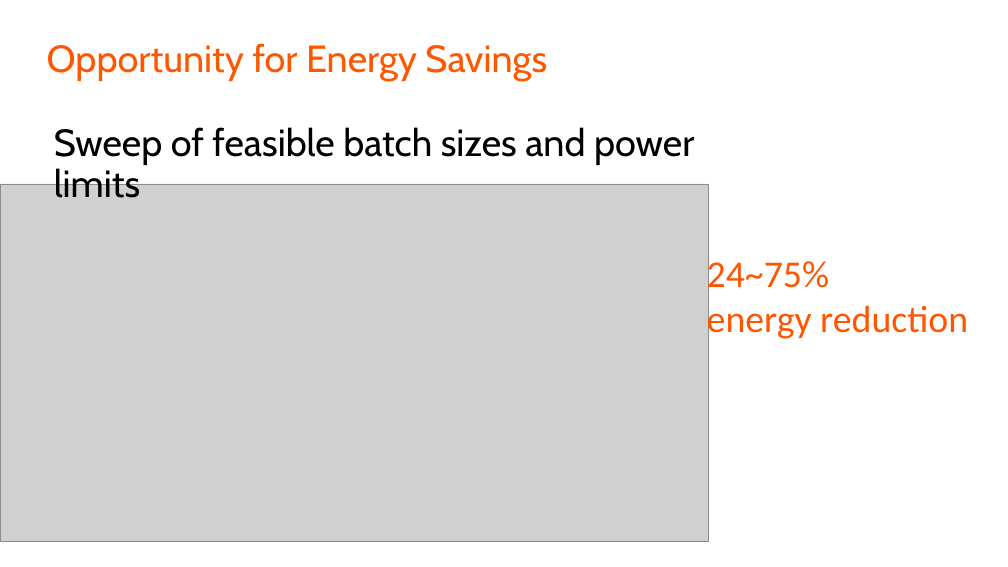
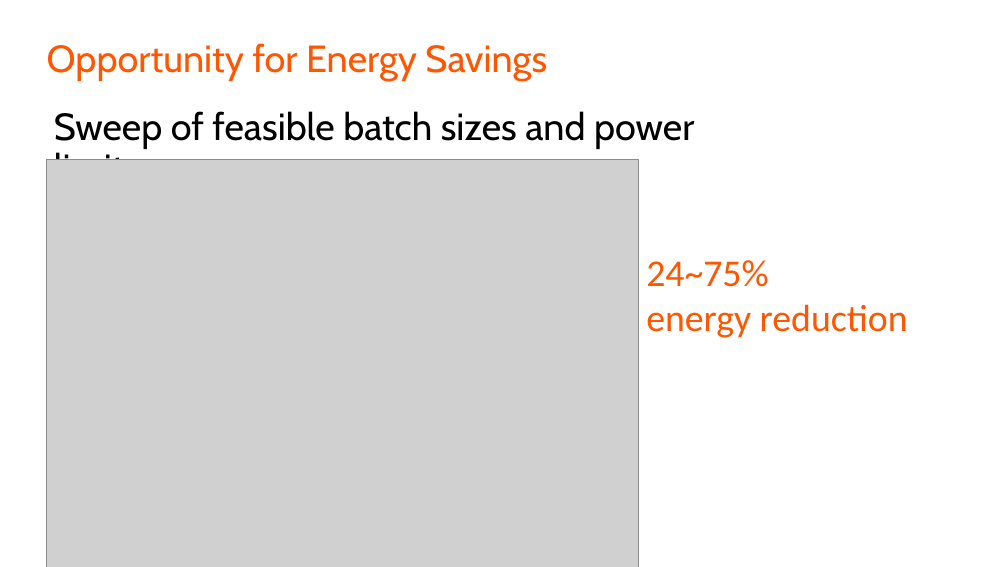
Before and after one commit to LukeLIN-web/CS345, a slide deck: slide 12 of paperview/zeuspresentation.pptx. Drawn at 1008x567 pixels with LibreOffice and Linux fonts; fonts in the diff are those of the drawing; grey boxes stand for pictures. Boxes give left, top, right and bottom in pixels: in the first picture for what was removed or moved away, otherwise in the second. Text is boxed around its words. In the diff, an @@ line names an element or a change of style, - is before the commit and + after.

```diff
--- a/paperview/zeuspresentation.pptx
+++ b/paperview/zeuspresentation.pptx
@@ text "Sweep of feasible batch sizes ..." rewrapped from (54, 127, 694, 198) to (54, 111, 694, 160) @@
@@ picture: place and size @@
-picture at (0, 184, 709, 541)
+picture at (46, 160, 639, 567)
@@ text "24~75%" rewrapped from (707, 255, 968, 342) to (646, 260, 908, 338) @@
```
Also in this commit, not shown: 16 other slides changed, 17 slides added, 6 slides removed, 8 other files.
